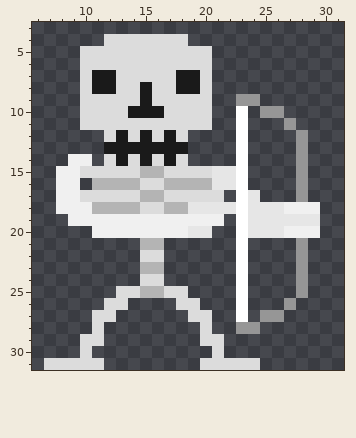
Two states of a pixel-art file, Roguelike TBS/Assets/Sprites/Aseprite Files/Skeleton.ase. Above is the file before it was changed.
32x32 pixels, 1 frame. Shown: x 6..31, y 3..31.
The same view after the edit:
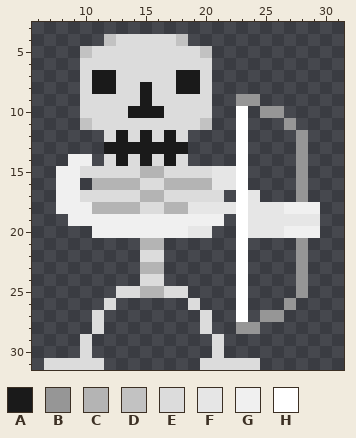
Palette (. is transparent): A #1a1a1a  B #969696  C #b4b4b4  D #c2c2c2  E #dcdcdc  F #e6e6e6  G #f0f0f0  H #ffffff
Diff:
Layers "Head", "Legs":
y 4: x 12 E -> D; x 18 E -> D
y 5: x 10 E -> D; x 20 E -> D
y 11: x 10 E -> D; x 20 E -> D
y 26: x 13 E -> .; x 18 E -> .
y 27: x 12 E -> .; x 19 E -> .
y 29: x 11 E -> .; x 20 E -> .
Boxes around the changes in both pictures, in picture pixels (x1, y1, x2, y2):
changed: (80, 34, 116, 58)
changed: (176, 34, 212, 58)
changed: (80, 118, 92, 130)
changed: (200, 118, 212, 130)
erased: (92, 298, 128, 346)
erased: (176, 298, 212, 346)
